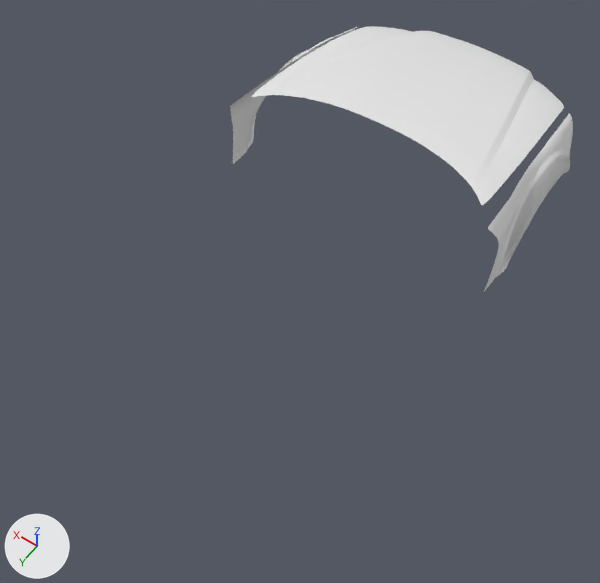
The Blender file ver1-bnr34.blend: old version first, new version second.
Both versions are drawn from a 50 mm camera at (-2.5, 2.04, 3.76) aimed at (-0.91, -0.19, 0.26). The axes (+X, +Y, +Z) are drawn at lower left. The lights are the same throughout.

Script lines for the objects in view, before the commit:
```python
ob_door = bpy.data.objects.new('door', me_cube_012)
ob_door.location = (-0.9, 0.302, 0.0)
ob_door.scale = (0.716, 0.716, 0.716)
ob_front_fender_alt2 = bpy.data.objects.new('front fender ALT2', me_cube_018)
ob_front_fender_alt2.location = (-0.9, 0.302, 0.0)
ob_front_fender_alt2.scale = (0.716, 0.716, 0.716)
ob_front_fender_alternative = bpy.data.objects.new('front fender ALTERNATIVE', me_cube_017)
ob_front_fender_alternative.location = (-0.9, 0.302, 0.0)
ob_front_fender_alternative.scale = (0.716, 0.716, 0.716)
ob_hood = bpy.data.objects.new('hood', me_cube_002)
ob_hood.location = (-0.9, 0.302, 0.0)
ob_hood.scale = (0.716, 0.716, 0.716)
ob_side_skirt = bpy.data.objects.new('side skirt', me_cube_008)
ob_side_skirt.location = (-0.9, 0.302, 0.0)
ob_side_skirt.scale = (0.716, 0.716, 0.716)
```
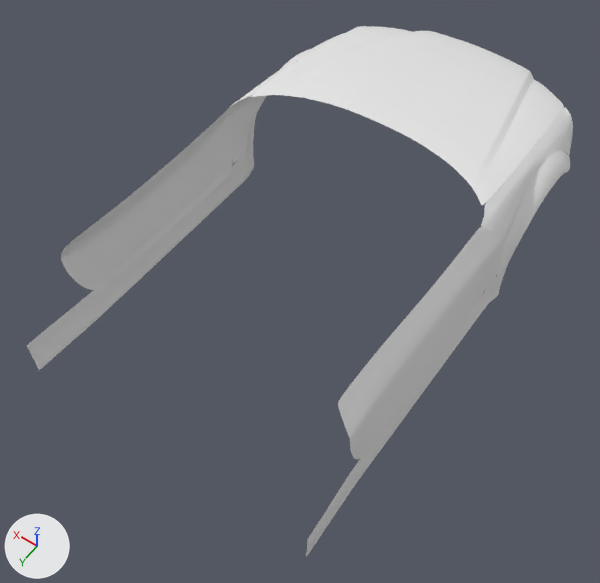
What the commit changed:
me_cube_008 is used by ob_side_skirt; location (-0.9, 0.302, 0.0); scale (0.716, 0.716, 0.716).
me_cube_008 had 52 vertices, 0 faces, 51 loose edges and spanned x -1.19..-1.15, y -1.69..0.88, z 0.17..0.49.
me_cube_008 now has 117 vertices, 91 faces and spans x -1.19..-1.15, y -1.69..0.88, z 0.17..0.49.
Part 1, on me_cube_008:
12 vertices are removed from x -1.19..-1.15, y -1.65..0.88, z 0.17..0.47.
51 loose edges are deleted.
3 vertices move within x -1.19..-1.17, y -1.68..0.7, z 0.17..0.18.
77 vertices are added at x -1.19..-1.16, y -1.69..0.88, z 0.17..0.47.
91 new faces join them.
Object 'front fender ALTERNATIVE' (ob_front_fender_alternative) is now hidden.
Object 'front fender ALT2' (ob_front_fender_alt2) is now shown.
Object 'door' (ob_door) is now shown.

Pixel boxes [x1, y1, x2, y2] of what changed, in the pictures (600 x 583 px):
'door', shown
    after: [61, 107, 499, 459]
'side skirt', now drawn
    after: [27, 143, 506, 556]
'front fender ALTERNATIVE', hidden
    before: [230, 27, 573, 291]
'front fender ALT2', shown
    after: [230, 26, 573, 291]
'front fender ALTERNATIVE.001', unchanged, uncovered by the edit
    before: [247, 47, 519, 231]
    after: [247, 47, 570, 276]
